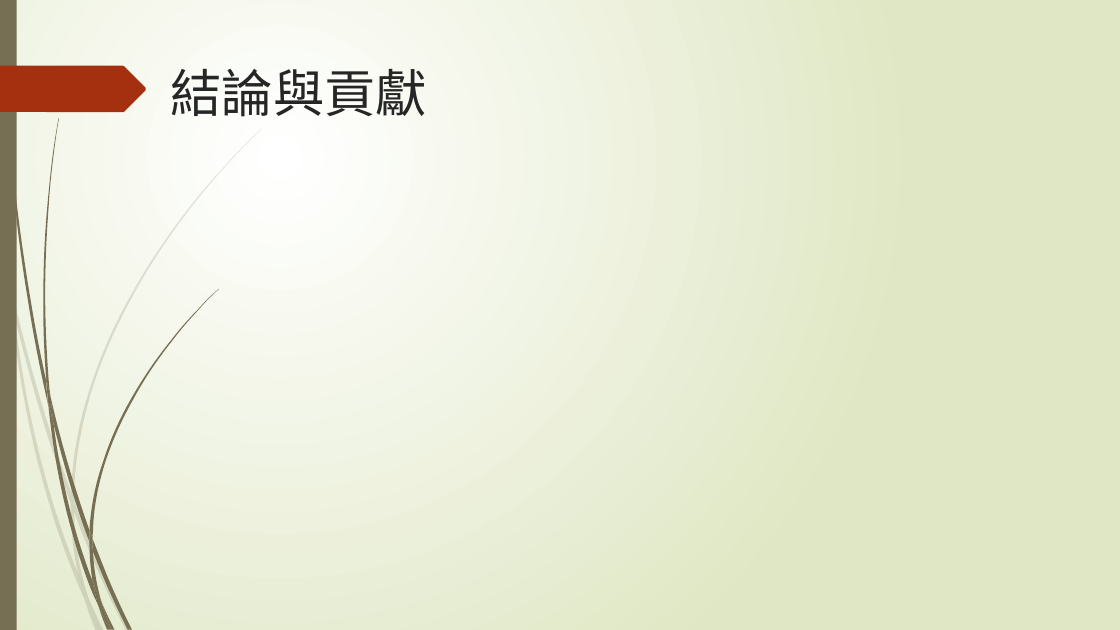
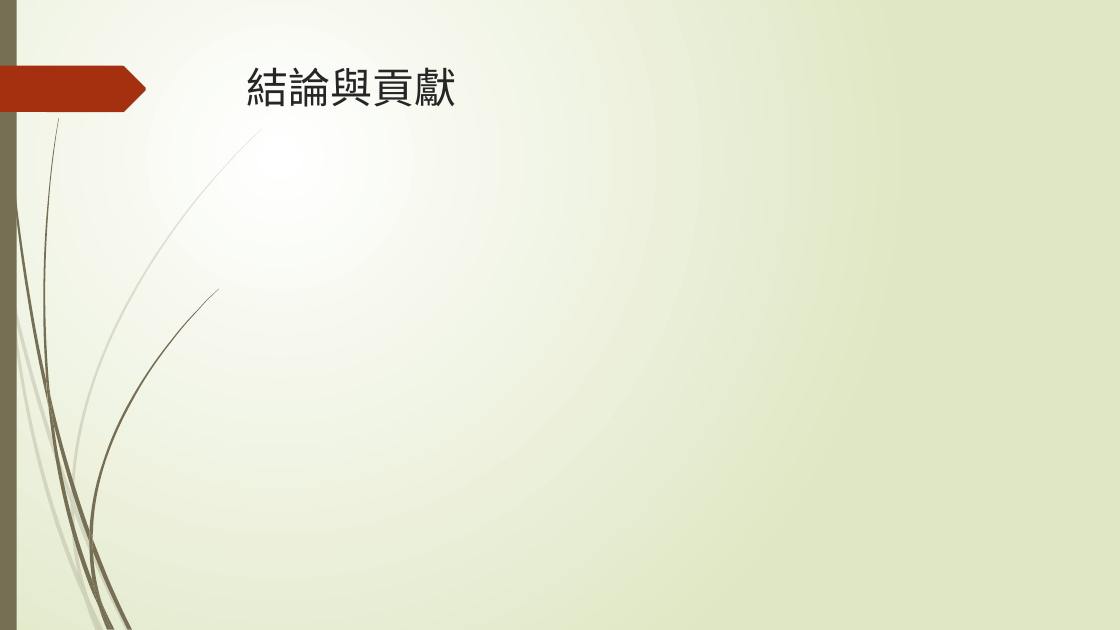
Before and after one commit to NIUWCSP/OTSM, a slide deck: slide 13 of report/以SDR實現OTSM通訊技術.pptx (slide 12 before the commit). Drawn at 1120x630 pixels with LibreOffice and Linux fonts; fonts in the diff are those of the drawing. Boxes give left, top, right and bottom in pixels: in the first picture for what was removed or moved away, otherwise in the second. Text is boxed around its words. In the diff, an @@ line names an element or a change of style, - is before the commit and + after.

```diff
--- a/report/以SDR實現OTSM通訊技術.pptx
+++ b/report/以SDR實現OTSM通訊技術.pptx
@@ title "結論與貢獻": place and size @@
-title "結論與貢獻" at bbox=[170, 69, 427, 117]
+title "結論與貢獻" at bbox=[247, 67, 457, 107]
@@ title "結論與貢獻" at bbox=[247, 67, 457, 107]: size 44 to 36 pt, font Noto Sans CJK JP to Quicksand @@
```
Also in this commit, not shown: 13 other slides changed, 3 slides added, 1 slide removed.
